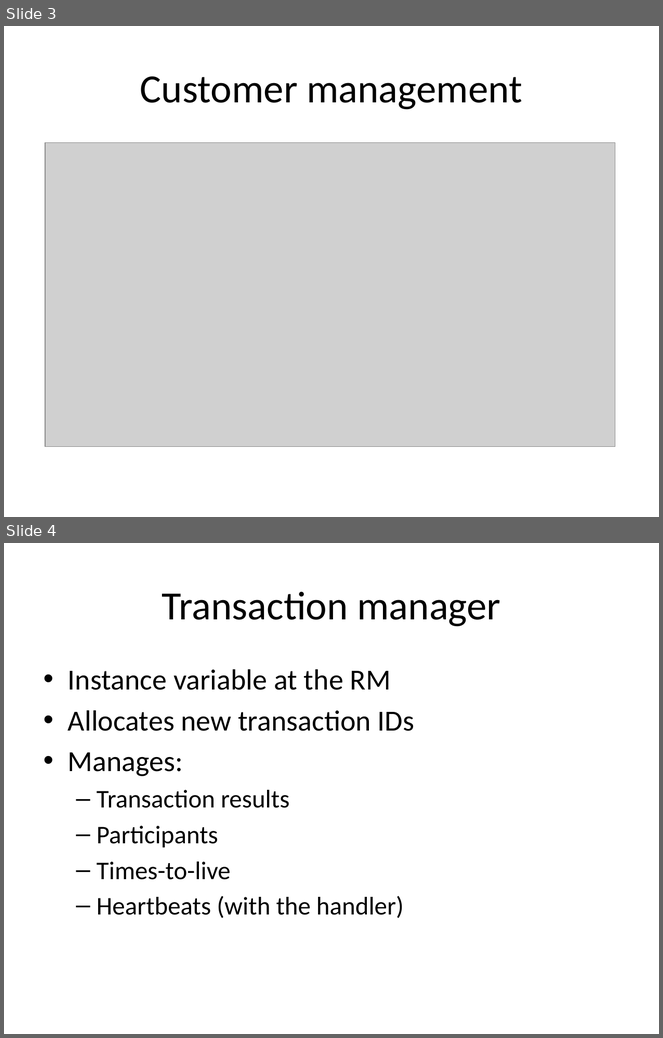
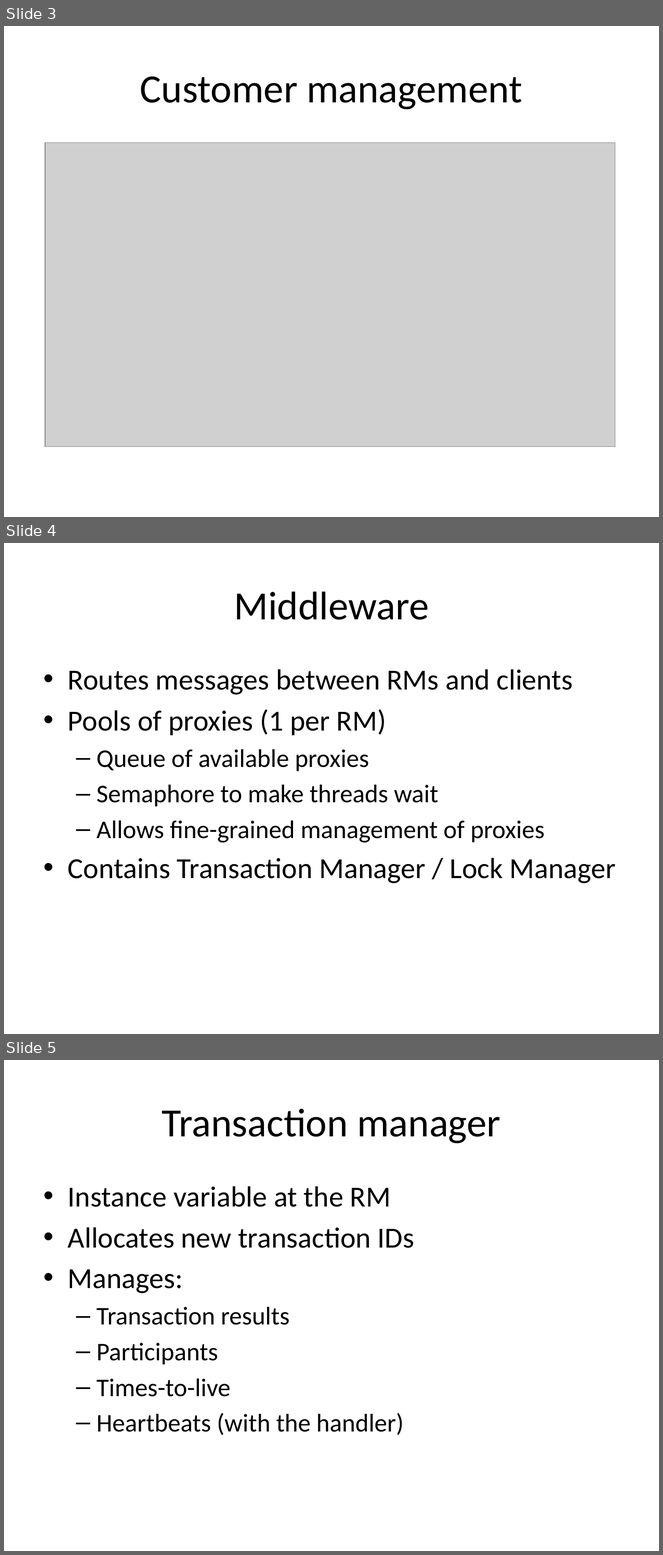
Before and after one commit to fxlemire/COMP512, a slide deck: ws/analysis/presentation.pptx. Shown one above the other, each under a label of ours: slides 3 and 4 before the commit, slides 3, 4 and 5 after it. The pictures are 663x1038 and 663x1555 pixels, drawn with LibreOffice and Linux fonts; fonts in the diff are those of the drawing; grey boxes stand for pictures. Boxes give left, top, right and bottom in pixels: in the first picture for what was removed or moved away, otherwise in the second. Text is boxed around its words. In the diff, an @@ line names an element or a change of style, - is before the commit and + after.

Commit message:
added middleware slide

```diff
--- a/ws/analysis/presentation.pptx
+++ b/ws/analysis/presentation.pptx
@@ slide 4 added at bbox=[4, 543, 659, 1034], background #FFFFFF @@
@@ title added at bbox=[234, 591, 429, 620], 44 pt, text #000000 @@
+Middleware
@@ text added at bbox=[68, 669, 616, 884], 32 pt, text #000000 @@
+• Routes messages between RMs and clients
+• Pools of proxies (1 per RM)
+  – Queue of available proxies
+  – Semaphore to make threads wait
+  – Allows fine-grained management of proxies
+• Contains Transaction Manager / Lock Manager
@@ what was slide 4 is now slide 5 @@
```
Also in this commit, not shown: 3 slides changed.
